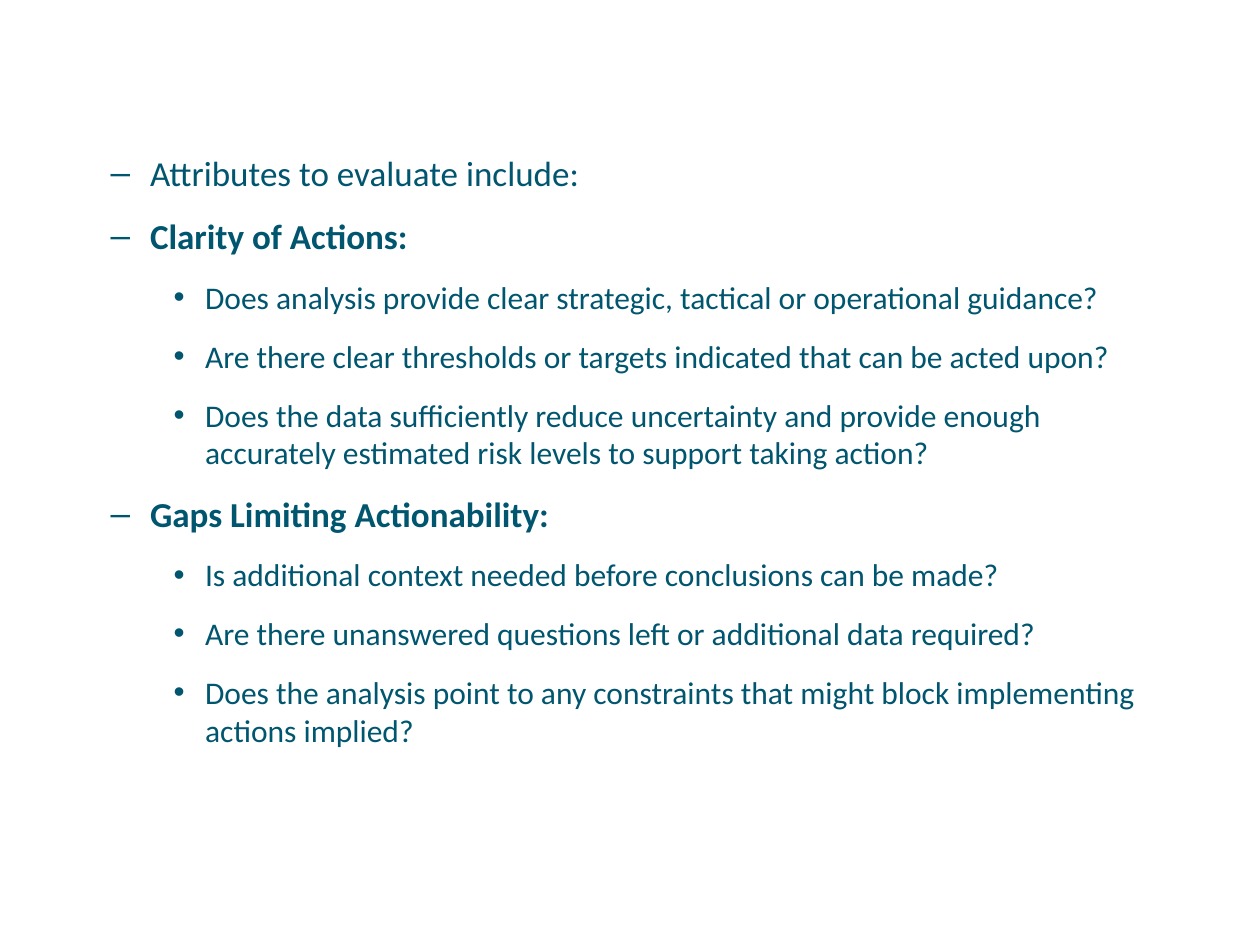
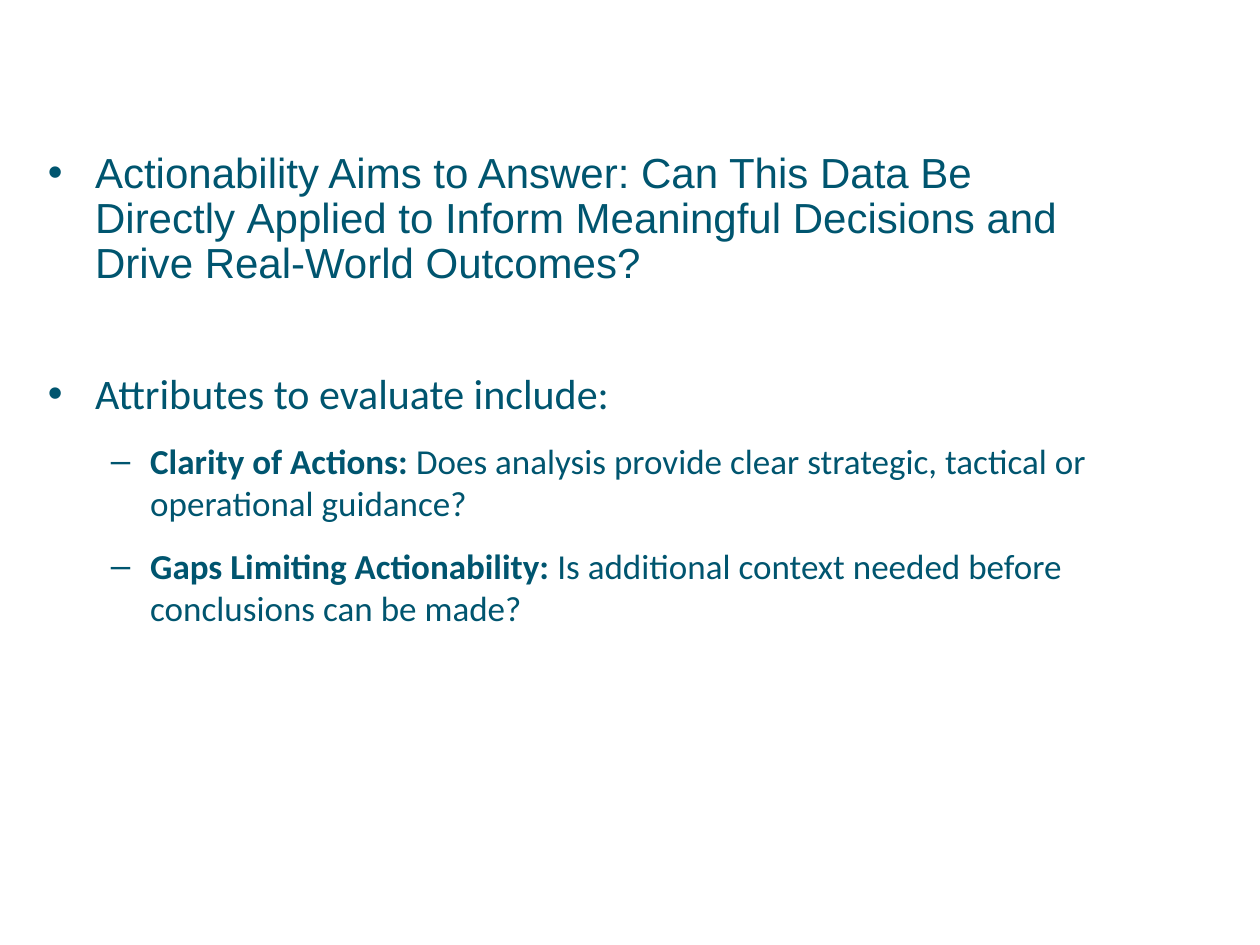
Before and after one commit to a099954/ABC-Program, a slide deck: slide 12 of Data Literacy/Day 2 Questioning Data /02-Questioning Data - Final.pptx (slide 15 before the commit). Drawn at 1260x945 pixels with LibreOffice and Linux fonts; fonts in the diff are those of the drawing; background and template pictures are left out. Boxes give left, top, right and bottom in pixels: in the first picture for what was removed or moved away, otherwise in the second. Text is boxed around its words. In the diff, an @@ line names an element or a change of style, - is before the commit and + after.

```diff
--- a/Data Literacy/Day 2 Questioning Data /02-Questioning Data - Final.pptx
+++ b/Data Literacy/Day 2 Questioning Data /02-Questioning Data - Final.pptx
@@ text at bbox=[95, 157, 1057, 279]: paragraph added @@
+• Actionability Aims to Answer: Can This Data Be Directly Applied to Inform Meaningful Decisions and Drive Real-World Outcomes?
@@ text at bbox=[95, 379, 609, 410]: size 20 to 24 pt in "Attributes to evaluate include:"; bullet – to •; list level 2 to 1 in "Attributes to evaluate include:" @@
@@ text at bbox=[150, 449, 1086, 622]: text changed; size 18 to 20 pt @@
-  – Clarity of Actions:
-    • Does analysis provide clear strategic, tactical or operational guidance?
-    • Are there clear thresholds or targets indicated that can be acted upon?
-    • Does the data sufficiently reduce uncertainty and provide enough accurately estimated risk levels to support taking action?
-  – Gaps Limiting Actionability:
-    • Is additional context needed before conclusions can be made?
-    • Are there unanswered questions left or additional data required?
-    • Does the analysis point to any constraints that might block implementing actions implied?
+  – Clarity of Actions: Does analysis provide clear strategic, tactical or operational guidance?
+  – Gaps Limiting Actionability: Is additional context needed before conclusions can be made?
```
Also in this commit, not shown: 22 other slides changed, 8 slides added, 6 slides removed, 6 other files.
